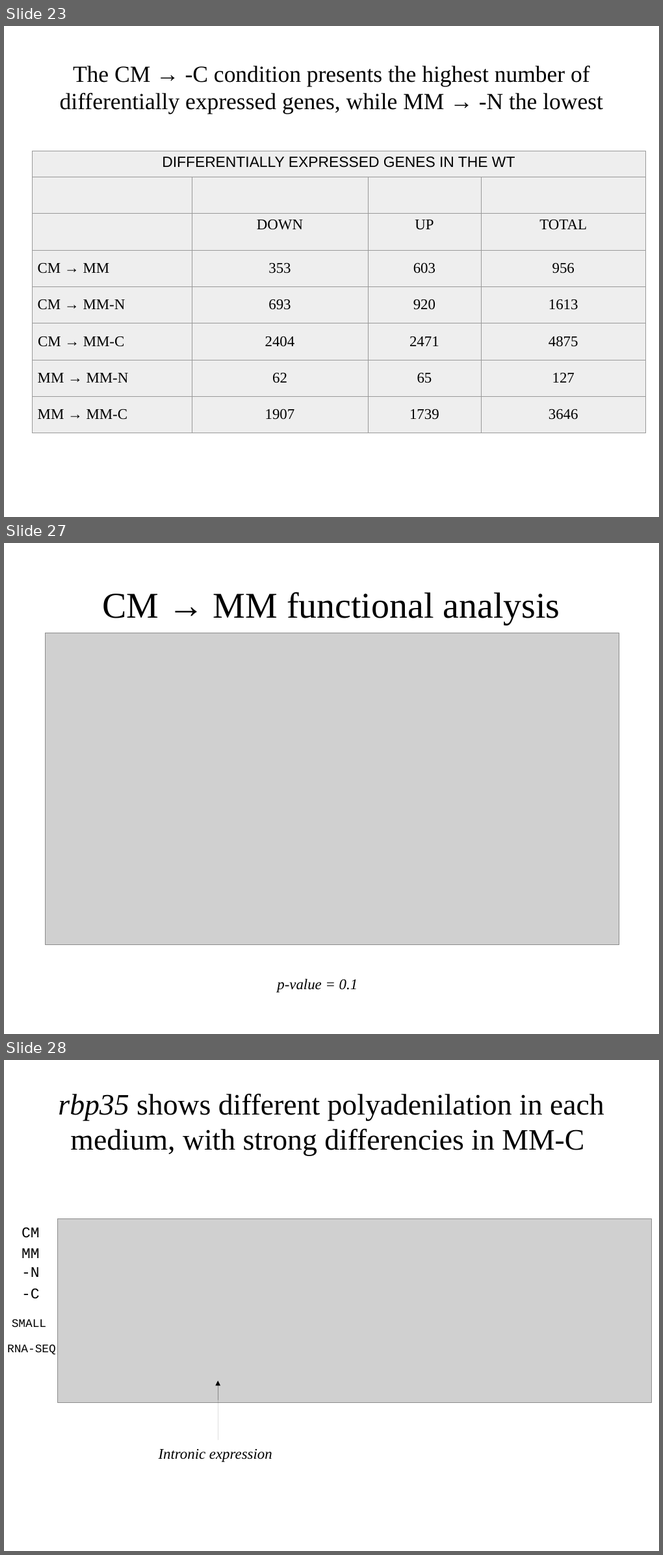
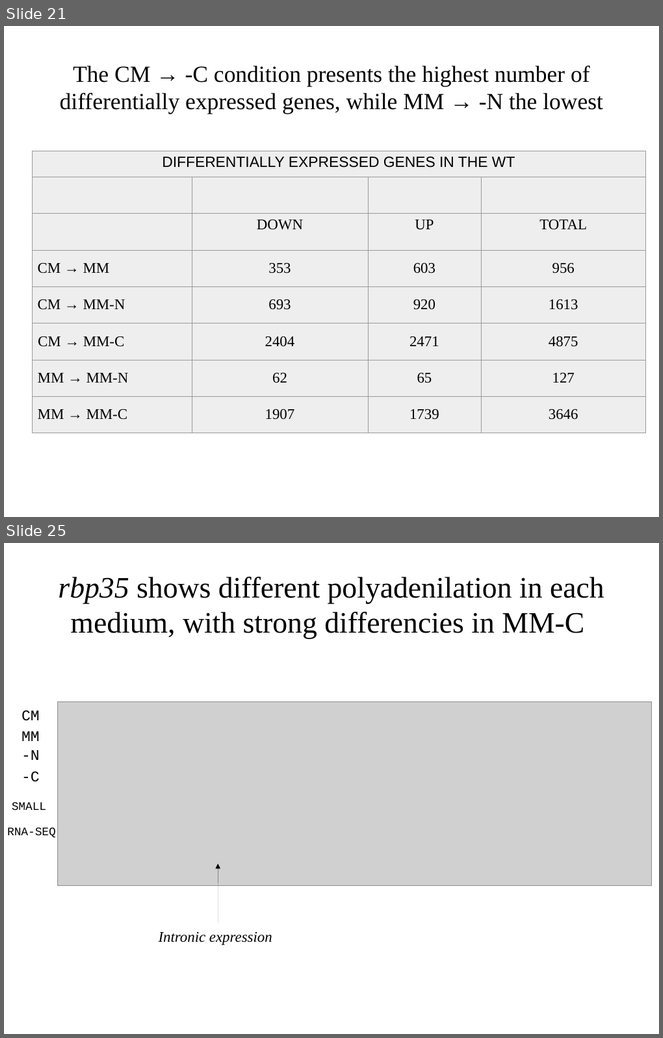
Before and after one commit to wilkinsonlab/m-oryzae-polya, a slide deck: doc/version_21/oryzae_presentation.odp. Shown one above the other, each under a label of ours: slides 23, 27 and 28 before the commit, slides 21 and 25 after it; the slides between them are not shown. The pictures are 663x1555 and 663x1038 pixels, drawn with LibreOffice and Linux fonts; fonts in the diff are those of the drawing; grey boxes stand for pictures. Boxes give left, top, right and bottom in pixels: in the first picture for what was removed or moved away, otherwise in the second. Text is boxed around its words. In the diff, an @@ line names an element or a change of style, - is before the commit and + after.

```diff
--- a/doc/version_21/oryzae_presentation.odp
+++ b/doc/version_21/oryzae_presentation.odp
@@ slide 27 removed at [4,543,659,1034], background #FFFFFF @@
@@ title removed at [102,592,560,625] @@
-CM → MM functional analysis
@@ picture removed at [46,633,620,945] @@
@@ text removed at [277,979,358,993] @@
-p-value = 0.1
@@ what was slide 23 is now slide 21 @@
@@ what was slide 28 is now slide 25 @@
```
Also in this commit, not shown: 23 slides changed, 4 slides added, 8 other slides removed, 4 other files.
